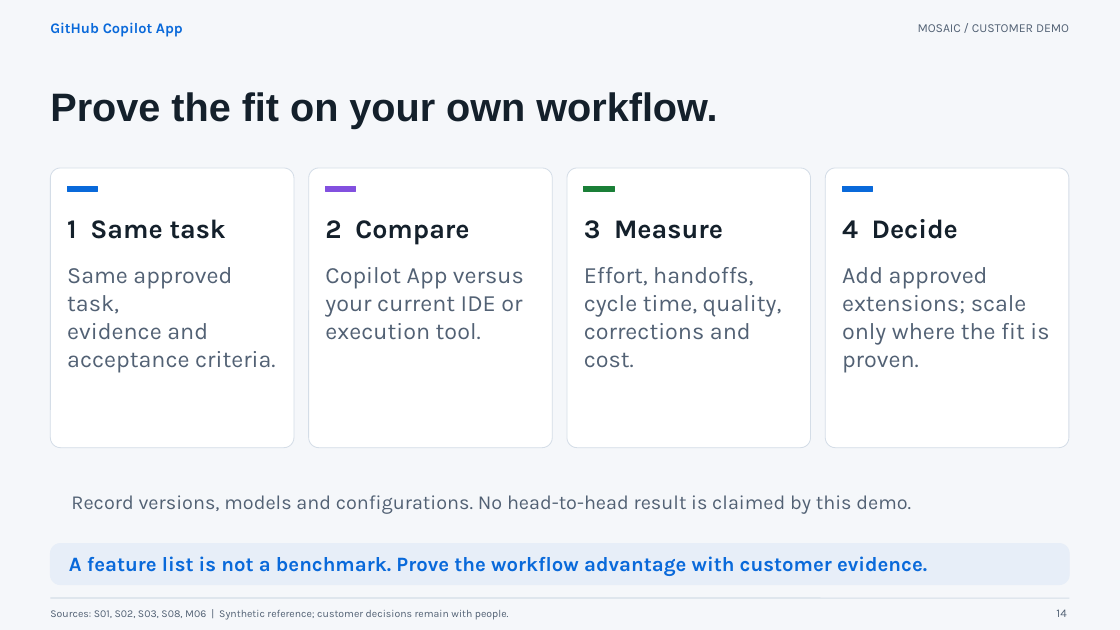
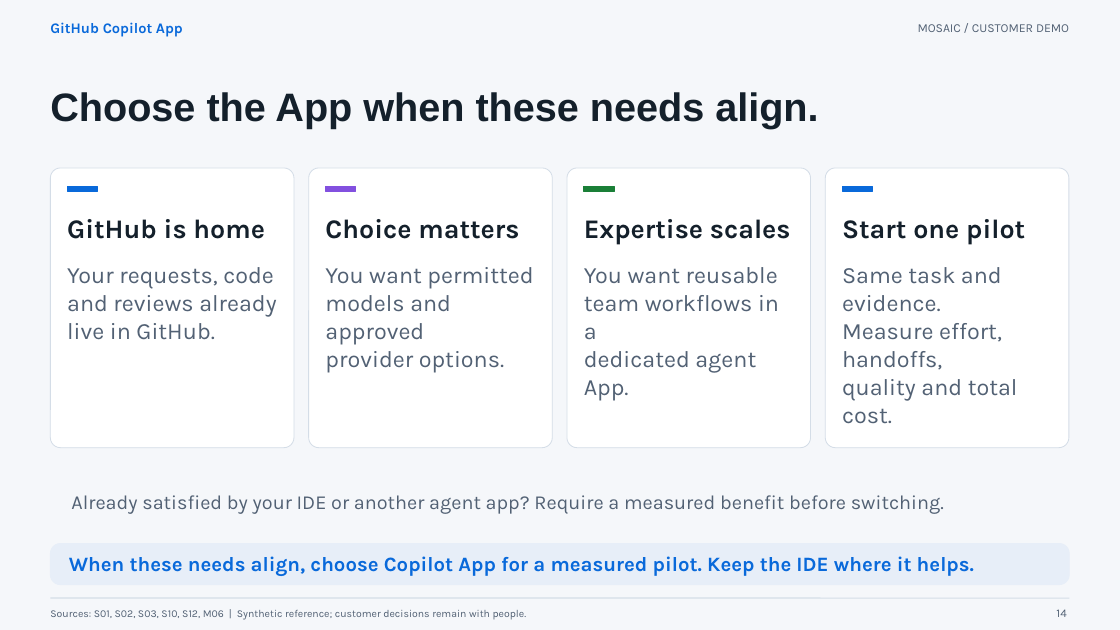
Before and after one commit to gregunger/ghca-mosaic-challenge-official, a slide deck: slide 14 of presentation/mosaic-copilot-app-demo-15min.pptx. Drawn at 1120x630 pixels with LibreOffice and Linux fonts; fonts in the diff are those of the drawing. Boxes give left, top, right and bottom in pixels: in the first picture for what was removed or moved away, otherwise in the second. Text is boxed around its words. In the diff, an @@ line names an element or a change of style, - is before the commit and + after.

```diff
--- a/presentation/mosaic-copilot-app-demo-15min.pptx
+++ b/presentation/mosaic-copilot-app-demo-15min.pptx
@@ text at <box>50,92,818,129</box>: text changed @@
-Prove the fit on your own workflow.
+Choose the App when these needs align.
@@ text at <box>67,219,265,239</box>: text changed @@
-1 Same task
+GitHub is home
@@ text at <box>325,219,519,239</box>: text changed @@
-2 Compare
+Choice matters
@@ text at <box>584,219,791,245</box>: text changed @@
-3 Measure
+Expertise scales
@@ text at <box>842,219,1025,245</box>: text changed @@
-4 Decide
+Start one pilot
@@ text at <box>67,267,276,340</box>: text changed @@
-Same approved task,
-evidence and acceptance criteria.
+Your requests, code
+and reviews already
+live in GitHub.
@@ text at <box>325,267,533,373</box>: text changed @@
-Copilot App versus your current IDE or execution tool.
+You want permitted
+models and approved
+provider options.
@@ text at <box>584,267,779,401</box>: text changed @@
-Effort, handoffs,
-cycle time, quality,
-corrections and cost.
+You want reusable
+team workflows in a
+dedicated agent App.
@@ text at <box>842,267,1018,424</box>: text changed @@
-Add approved extensions; scale only where the fit is proven.
+Same task and evidence.
+Measure effort, handoffs,
+quality and total cost.
@@ text at <box>71,495,944,514</box>: text changed @@
-Record versions, models and configurations. No head-to-head result is claimed by this demo.
+Already satisfied by your IDE or another agent app? Require a measured benefit before switching.
@@ text at <box>69,556,974,576</box>: text changed @@
-A feature list is not a benchmark. Prove the workflow advantage with customer evidence.
+When these needs align, choose Copilot App for a measured pilot. Keep the IDE where it helps.
@@ text at <box>50,610,527,620</box>: text changed @@
-Sources: S01, S02, S03, S08, M06 | Synthetic reference; customer decisions remain with people.
+Sources: S01, S02, S03, S10, S12, M06 | Synthetic reference; customer decisions remain with people.
```
Also in this commit, not shown: 7 other slides changed, 4 other files.
